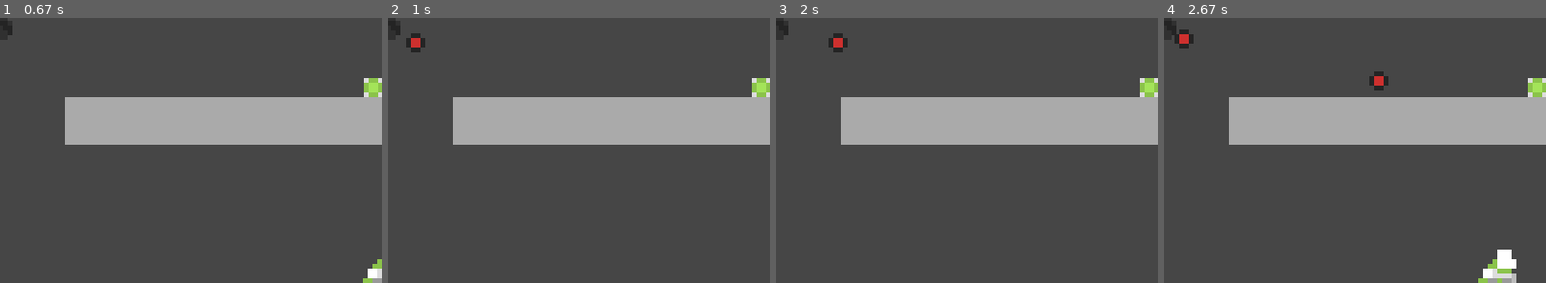
Above: before the commit, frames 1-4 (left to right).
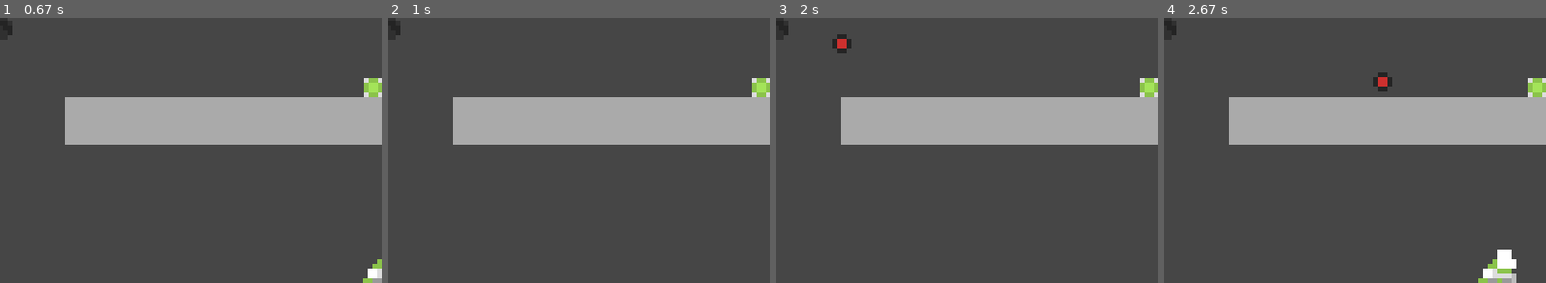
Above: after the commit, the same moments.

Repository: DJan03/ThrowTheBox_pygame
Game: pygame game, started from main.py
Two runs of this game, one before a commit and one after it. Both use one fixed random seed, a clock stepped at 60 frames per second and the inputs below.
Inputs:
- Up to frame 1 (0.67 s): hold Right from 0.33 s (still down)
- Up to frame 2 (1 s): release Right at 0.8 s
- Up to frame 3 (2 s): hold Right 1.17-1.63 s; hold Left from 1.67 s (still down)
- Up to frame 4 (2.67 s): release Left at 2.2 s; hold Left from 2.57 s (still down)
The pictures show only the part of the screen within x 16-66%, y 13-63%; the shares and areas given below are measured in that part.

Frame 1 is identical in both runs. In frame 2, 0.3% of the frame differs, in the area x 4-10%, y 5-13%; in frame 3, 0.2%; in frame 4, 0.5%, in the area x 2-60%, y 4-28%.

Commit message:
make game easer

Diff:
--- a/main.py
+++ b/main.py
@@ -474,7 +474,7 @@
 class Enemy(pygame.sprite.Sprite):
     image = pygame.transform.scale(pygame.image.load("data/enemy.png"), (40, 40))
     image_frozen = pygame.transform.scale(pygame.image.load("data/enemy_frozen.png"), (40, 40))
-    def __init__(self, group, x, y, shoot_cooldown=50):
+    def __init__(self, group, x, y, shoot_cooldown=100):
         super().__init__(group)
         self.image = Enemy.image.copy()
 
@@ -541,7 +541,7 @@
                                (450, 375), (525, 375), (600, 375), (675, 375)]
 
         self.level = 0
-        self.enemy_count_in_level = [1, 1, 1, 1, 1, 2, 2, 2, 2, 3, 3, 3, 4, 4, 4, 5]
+        self.enemy_count_in_level = [0, 1, 1, 1, 1, 1, 2, 2, 2, 2, 3, 3, 3, 4, 4, 4, 5]
 
     def get_points_for_enemies(self, count):
         points = deepcopy(self.points_for_enemy)
@@ -554,7 +554,7 @@
         return points[:count]
 
     def generate_new_level(self, objectManager, player: Player):
-        if 0 <= self.level < len(self.enemy_count_in_level):
+        if 0 <= self.level < len(self.enemy_count_in_level) - 1:
             self.level += 1
         else:
             self.level = -1
